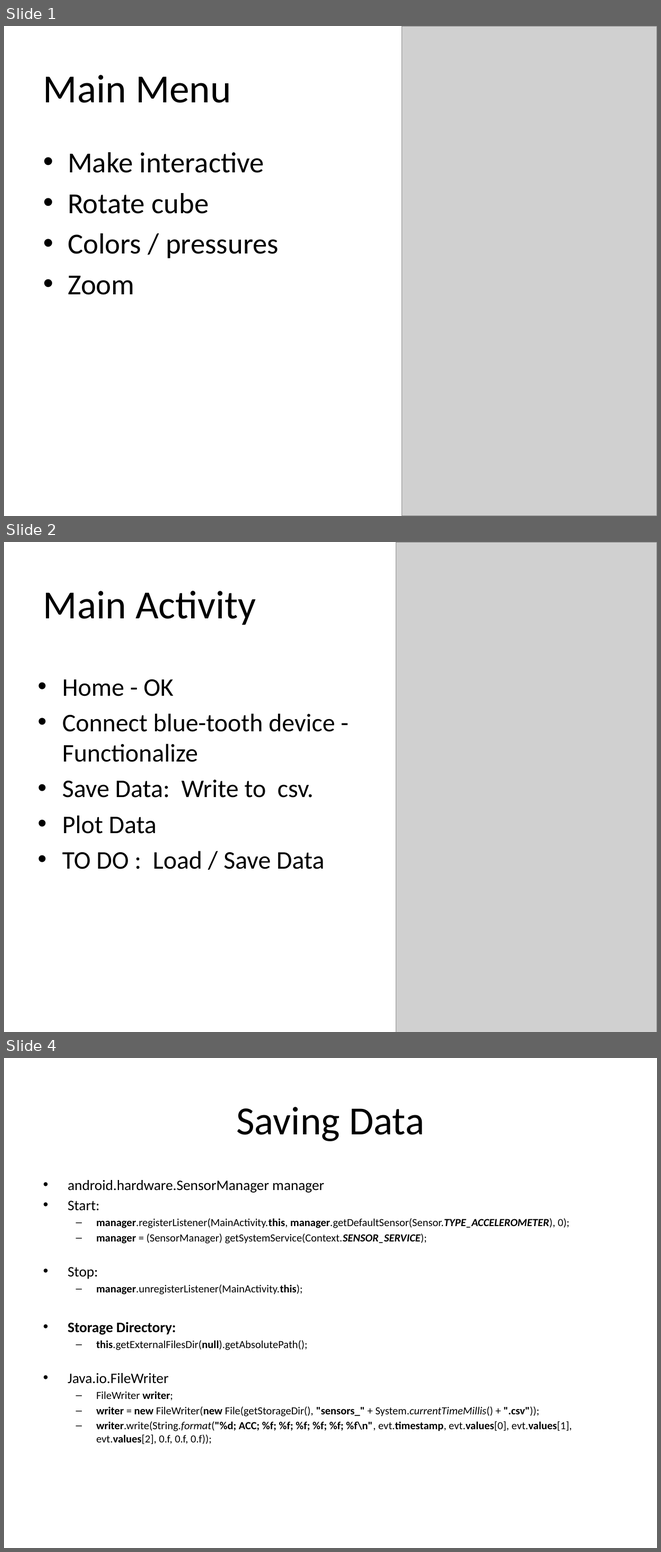
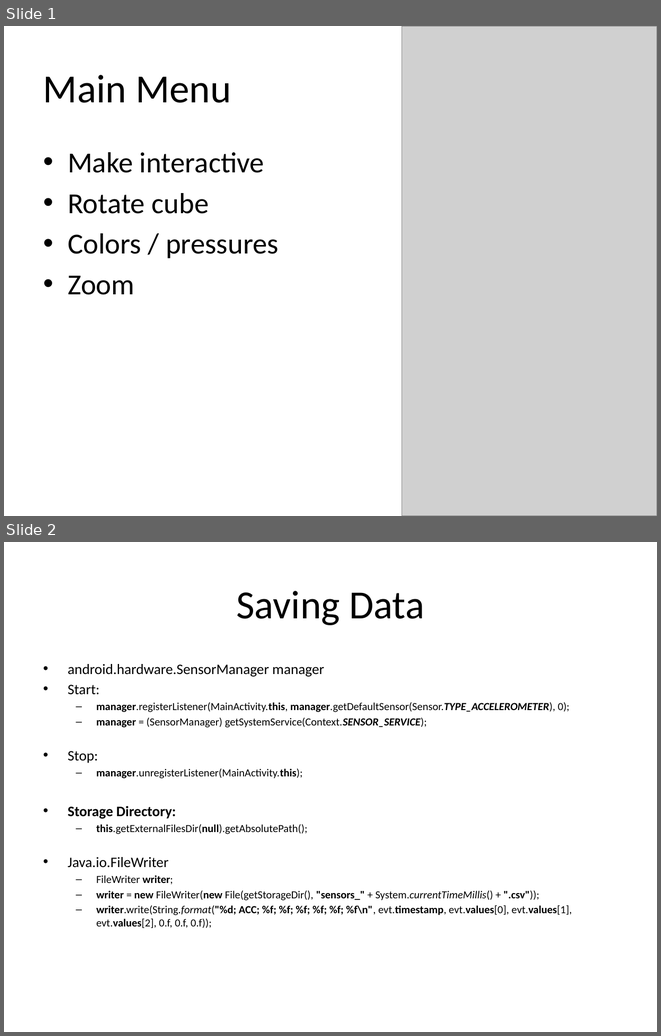
Before and after one commit to DirectionAndMagnitude/BlueCube, a slide deck: AppDevelopment.pptx. Shown one above the other, each under a label of ours: slides 1, 2 and 4 before the commit, slides 1 and 2 after it; the slides between them are not shown. The pictures are 661x1552 and 661x1036 pixels, drawn with LibreOffice and Linux fonts; fonts in the diff are those of the drawing; grey boxes stand for pictures. Boxes give left, top, right and bottom in pixels: in the first picture for what was removed or moved away, otherwise in the second. Text is boxed around its words. In the diff, an @@ line names an element or a change of style, - is before the commit and + after.

Commit message:
Updating New_Study
Updating New_Study approach to build data bases

```diff
--- a/AppDevelopment.pptx
+++ b/AppDevelopment.pptx
@@ slide 2 removed at (x1=4, y1=542, x2=657, y2=1032), background #FFFFFF @@
@@ picture removed at (x1=396, y1=542, x2=657, y2=1032) @@
@@ text removed at (x1=43, y1=591, x2=256, y2=625) @@
-Main Activity
@@ text removed at (x1=62, y1=679, x2=335, y2=869) @@
-• Home - OK
-• Connect blue-tooth device - Functionalize
-• Save Data: Write to csv.
-• Plot Data
-• TO DO : Load / Save Data
@@ what was slide 4 is now slide 2 @@
```
Also in this commit, not shown: 2 slides added, 2 other slides removed, 25 other files.
